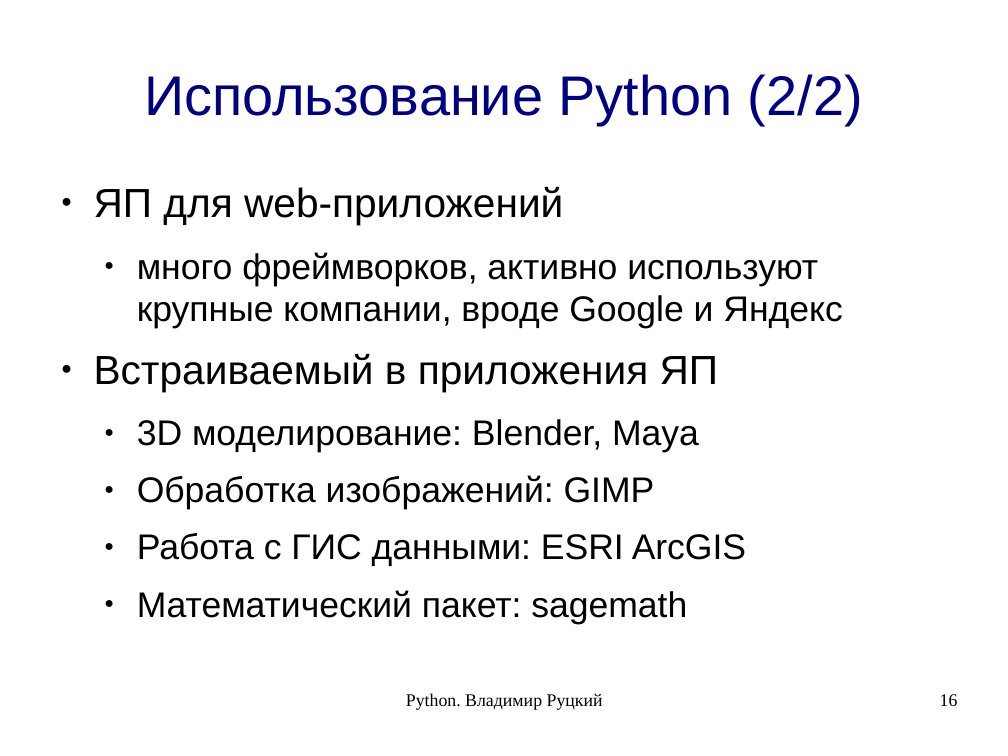
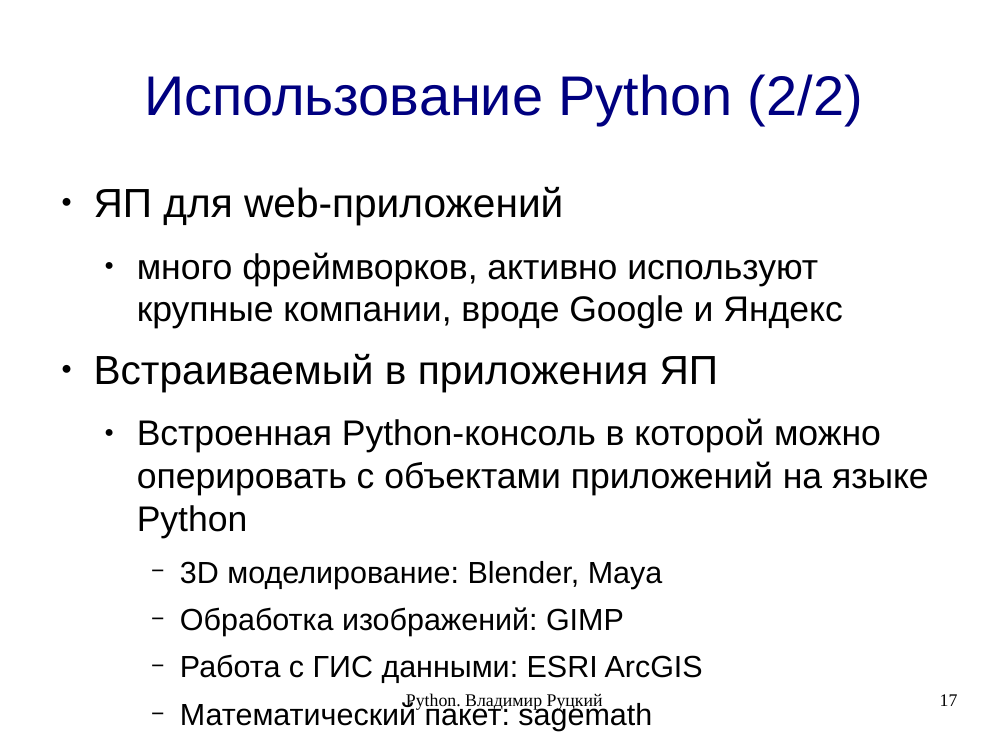
Before and after one commit to rutsky/python-course, a slide deck: slide 17 of 00_introduction.odp (slide 16 before the commit). Drawn at 1008x756 pixels with LibreOffice and Linux fonts; fonts in the diff are those of the drawing. Boxes give left, top, right and bottom in pixels: in the first picture for what was removed or moved away, otherwise in the second. Text is boxed around its words. In the diff, an @@ line names an element or a change of style, - is before the commit and + after.

```diff
--- a/00_introduction.odp
+++ b/00_introduction.odp
@@ text at (137,418,929,538): paragraph added @@
+  ● Встроенная Python-консоль в которой можно оперировать с объектами приложений на языке Python
@@ text at (180,561,703,683): size 28 to 24 pt in "3D моделирование: Blender, Maya", "Обработка изображений: GIMP", "Работа с ГИС данными: ESRI ArcGIS", "Математический пакет: sagemath"; bullet ● to −; list level 2 to 3 in "3D моделирование: Blender, Maya"; list level 2 to 3 in "Обработка изображений: GIMP"; list level 2 to 3 in "Работа с ГИС данными: ESRI ..."; list level 2 to 3 in "Математический пакет: sagemath" @@
@@ page number at (940,694,958,706): text changed @@
-16
+17
```
Also in this commit, not shown: 7 other slides changed, 10 slides added, 7 other files.
